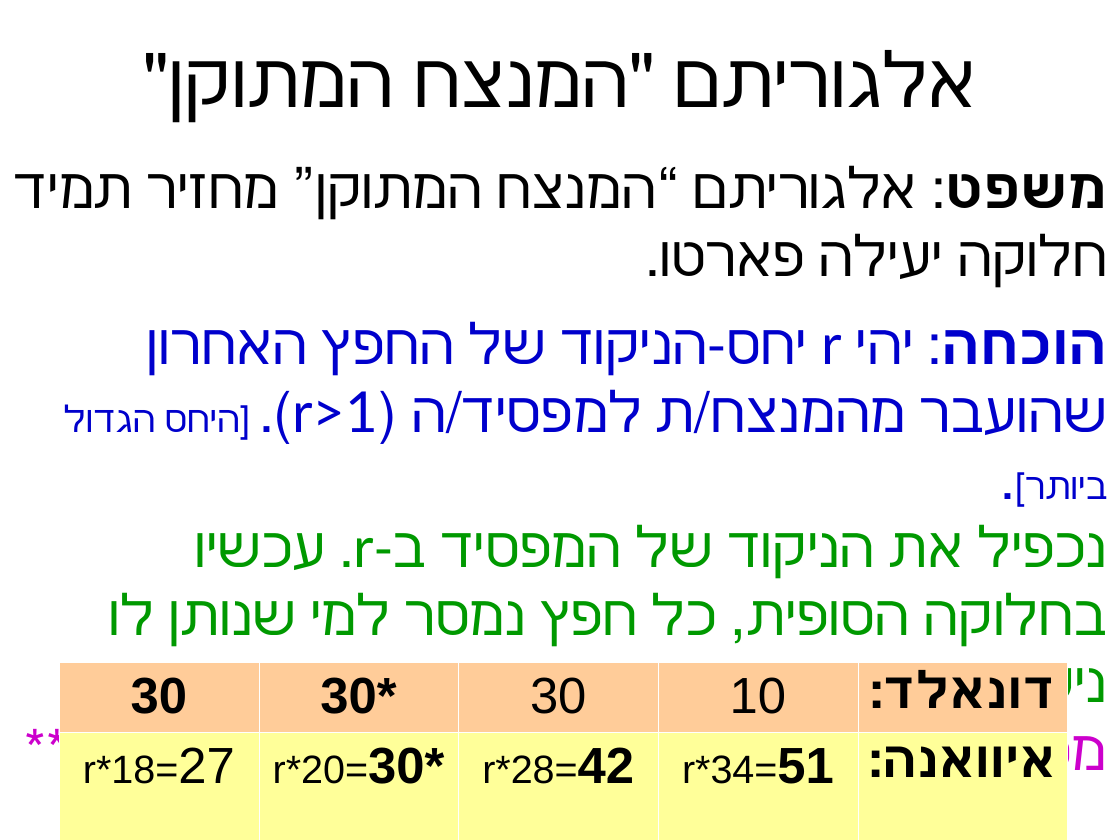
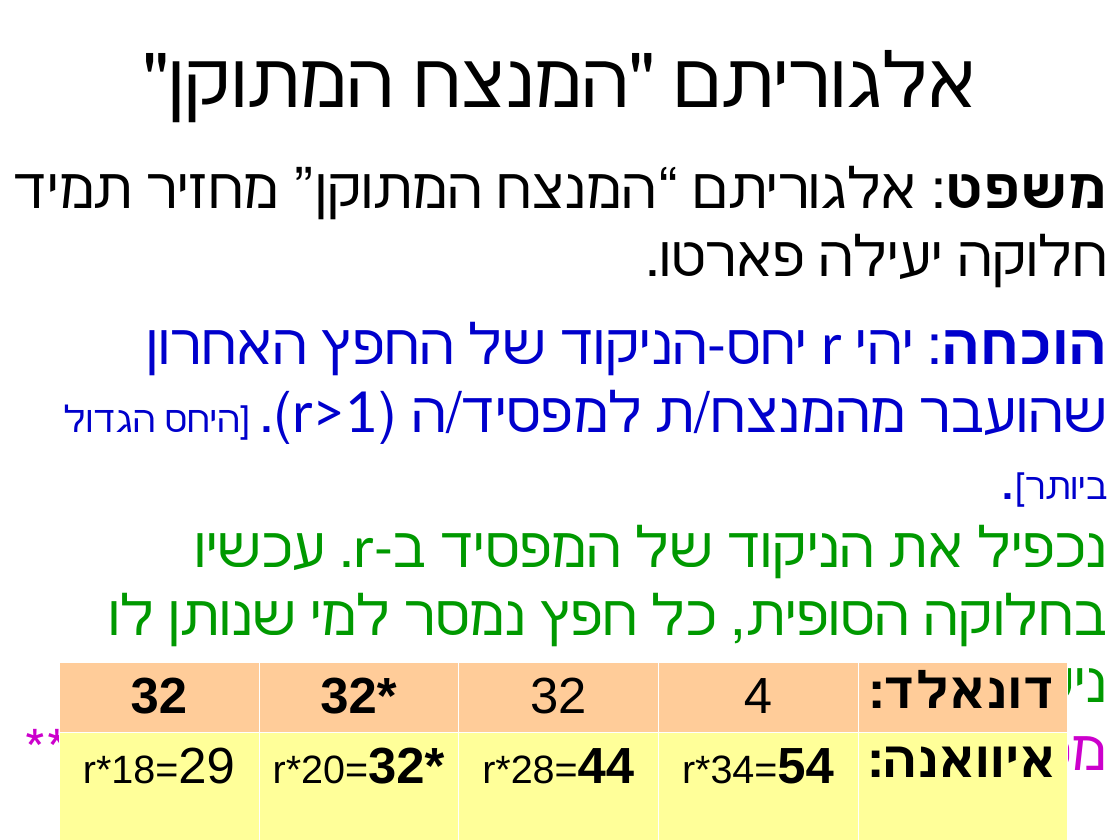
Before and after one commit to erelsgl-at-ariel/algorithms2m-5778, a slide deck: slide 7 of week09-item-assignment/slides-1-winner.odp. Drawn at 1120x840 pixels with LibreOffice and Linux fonts; fonts in the diff are those of the drawing. Boxes give left, top, right and bottom in pixels: in the first picture for what was removed or moved away, otherwise in the second. Text is boxed around its words. In the diff, an @@ line names an element or a change of style, - is before the commit and + after.

Commit message:
fix slides

```diff
--- a/week09-item-assignment/slides-1-winner.odp
+++ b/week09-item-assignment/slides-1-winner.odp
@@ table at [59,663,1069,823] @@
-row 1: 30 | 30* | 30 | 10 | דונאלד:
+row 1: 32 | 32* | 32 | 4 | דונאלד:
-row 2: r*18=27 | r*20=30* | r*28=42 | r*34=51 | איוואנה:
+row 2: r*18=29 | r*20=32* | r*28=44 | r*34=54 | איוואנה:
```
Also in this commit, not shown: 1 other slide changed, 6 other files.
